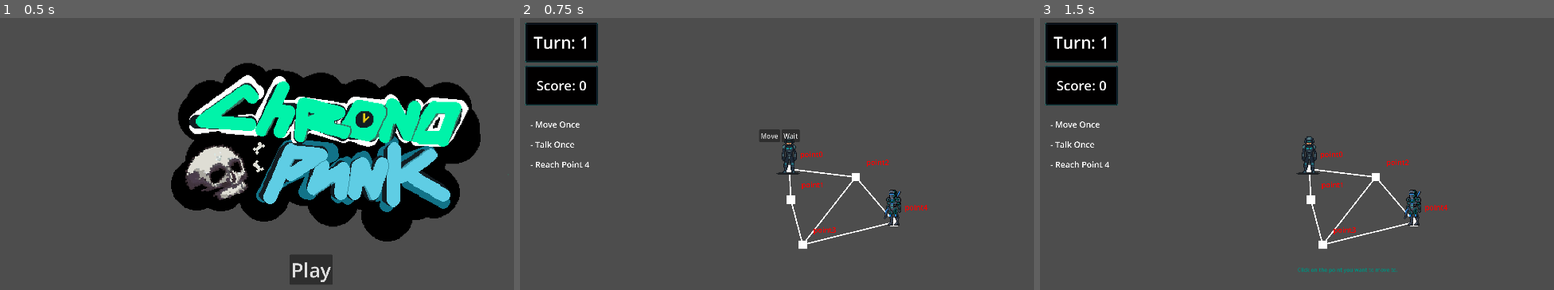
Above: before the commit, frames 1-3 (left to right).
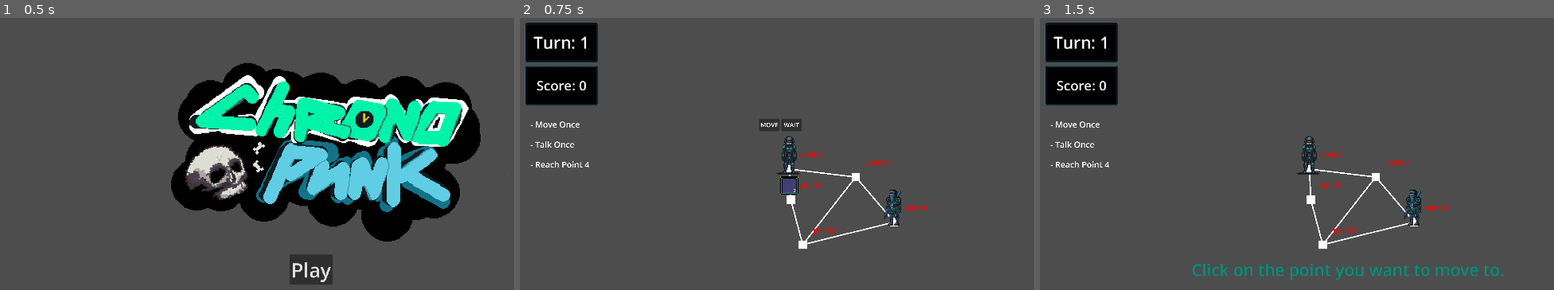
Above: after the commit, the same moments.

Repository: GreyedOutName/ChronoPunk-ForDevConManila
Game: Godot game, scene res://Scenes/main_menu.tscn
The game is run twice, just before and just after one commit, with the same random seed, the same clock (stepped at 60 frames per second) and the same inputs.
Inputs:
- Up to frame 1 (0.5 s): no input
- Up to frame 2 (0.75 s): click "Play" at 0.5 s
- Up to frame 3 (1.5 s): click "Move" (after the commit: "MOVE") at 1.25 s

Frame 1 is identical in both runs. In frame 2, 0.8% of the frame differs, in the area x 46-55%, y 37-65%; in frame 3, 0.9%, in the area x 29-91%, y 90-97%.

Commit message:
Added_inventoryFiles

Diff:
--- a/Scenes/GUI.tscn
+++ b/Scenes/GUI.tscn
@@ -174,6 +174,7 @@
 offset_bottom = 243.0
 grow_horizontal = 2
 grow_vertical = 2
+theme_override_font_sizes/font_size = 50
 text = "Tutorial Messages Appear Here"
 horizontal_alignment = 1
 vertical_alignment = 1
--- a/Scenes/Level1.tscn
+++ b/Scenes/Level1.tscn
@@ -13,6 +13,7 @@
 
 [node name="PathController" type="Node2D" parent="."]
 script = ExtResource("2_6ll4n")
+connections = Array[PackedInt32Array]([PackedInt32Array(0, 1), PackedInt32Array(0, 2), PackedInt32Array(1, 3), PackedInt32Array(2, 3), PackedInt32Array(2, 4), PackedInt32Array(3, 4)])
 
 [node name="Player" parent="." instance=ExtResource("3_kylad")]
 z_index = 1
--- /dev/null
+++ b/Scenes/cut_scene_renderer.tscn
@@ -0,0 +1,7 @@
+[gd_scene format=3 uid="uid://dkaq0aij50rgt"]
+
+[node name="CutSceneRenderer" type="Node2D"]
+
+[node name="Camera2D" type="Camera2D" parent="."]
+
+[node name="CanvasLayer" type="CanvasLayer" parent="."]
--- a/Scripts/Autoloaded Scripts/Global_Signals.gd
+++ b/Scripts/Autoloaded Scripts/Global_Signals.gd
@@ -8,6 +8,8 @@
 signal choose_dialogue_response(choices:Dictionary)
 signal exit_dialogue()
 signal change_dialogue(dialogueKey:String)
+
 signal objective_completed(index:int,score:int)
 
-signal level_failed()
+signal level_repeat()
+signal level_complete()
--- /dev/null
+++ b/Scripts/number_label.gd
@@ -0,0 +1,14 @@
+extends Label
+
+@export var Player:Player
+@export var MyItemIndex:int
+
+func _process(delta):
+	if text =="0":
+		get_parent().visible = false
+	else:
+		get_parent().visible = true
+		modulate = Color(1,1,1)
+
+	var changeNum = Player.items_left[MyItemIndex]
+	text = str(changeNum)
--- a/Scripts/path_controller.gd
+++ b/Scripts/path_controller.gd
@@ -2,6 +2,8 @@
 
 var AStar = AStar2D.new()
 var line: Line2D
+
+@export var connections:Array[PackedInt32Array]
 
 func getAstar():
 	return AStar;
@@ -28,6 +30,14 @@
 	for i in range(points.size()):
 		AStar.add_point(i, points[i].position, 1.0)
 
+	for i in range(connections.size()):
+		AStar.connect_points(connections[i][0],connections[i][1])
+		drawLine(connections[i][0],connections[i][1])
+
+func _ready():
+	addPointsToAstar();
+
+func just_in_case():
 	# Connect points (example setup)
 	# Set this for each level
 	AStar.connect_points(0, 1)
@@ -42,7 +52,3 @@
 	drawLine(2,4)
 	AStar.connect_points(3, 4)
 	drawLine(3,4)
-
-func _ready():
-	addPointsToAstar();
-	drawLine(0,4);
--- a/Scripts/player.gd
+++ b/Scripts/player.gd
@@ -1,4 +1,5 @@
 extends CharacterBody2D
+class_name Player
 
 #player movement stats
 var speed = 120;
@@ -6,6 +7,9 @@
 var target_position = null;
 var allowMove = false;
 var Astar:AStar2D;
+
+#baseEquipMent stats
+var items_left:Array[int] = [2,0,0]
 
 #GUI references
 @export var ActionsMenu:Control;
@@ -21,7 +25,8 @@
 
 func _ready():
 	#Get Astar for this level inside PathController
-	Astar = $"../PathController".getAstar()
+	if $"../PathController":
+		Astar = $"../PathController".getAstar()
 	#Connect new_turn() signal
 	GlobalSignals.new_turn.connect(_new_turn)
 	GlobalSignals.continue_dialogue.connect(_continue_dialogue)
@@ -68,7 +73,7 @@
 #All of the event driven code
 func _on_area_2d_area_entered(area:Area2D):
 	var whatsInThisNode = area.get_parent()
-	if whatsInThisNode.is_in_group("npc"):
+	if whatsInThisNode.is_in_group("talkable_npc"):
 		dialogueText = whatsInThisNode.dialogueResourceRef.dialogueText;
 		dialogueLabel = whatsInThisNode.dialogueResourceRef.dialogueLabel;
 		TalkButton.visible = true
--- a/objects/enemy.tscn
+++ b/objects/enemy.tscn
@@ -6,7 +6,7 @@
 [sub_resource type="RectangleShape2D" id="RectangleShape2D_6l7je"]
 size = Vector2(11, 17)
 
-[node name="Enemy" type="CharacterBody2D" groups=["npc"]]
+[node name="Enemy" type="CharacterBody2D" groups=["enemy", "npc"]]
 visibility_layer = 512
 script = ExtResource("1_882u1")
 
--- a/objects/player.tscn
+++ b/objects/player.tscn
@@ -1,7 +1,9 @@
-[gd_scene load_steps=5 format=3 uid="uid://cmvmi1eqfgt6a"]
+[gd_scene load_steps=7 format=3 uid="uid://cmvmi1eqfgt6a"]
 
 [ext_resource type="Script" uid="uid://d3fex2qvfes6h" path="res://Scripts/player.gd" id="1_eqqp1"]
 [ext_resource type="Texture2D" uid="uid://cvxg5usridwdl" path="res://Assets/characters/2DMaxIDLE-1.png.png" id="2_ykyjo"]
+[ext_resource type="Texture2D" uid="uid://dwjd0343rl1ey" path="res://Assets/UI_Assets/windowUI.png" id="3_uxov2"]
+[ext_resource type="Script" uid="uid://ho6m2bl8vh4b" path="res://Scripts/number_label.gd" id="4_nmc1l"]
 
 [sub_resource type="RectangleShape2D" id="RectangleShape2D_6l7je"]
 size = Vector2(11, 17)
@@ -31,10 +33,14 @@
 shape = SubResource("RectangleShape2D_6l7je")
 
 [node name="Control" type="Control" parent="."]
+light_mask = 0
+visibility_layer = 512
 layout_mode = 3
 anchors_preset = 15
 anchor_right = 1.0
 anchor_bottom = 1.0
+offset_top = -8.0
+offset_bottom = -8.0
 grow_horizontal = 2
 grow_vertical = 2
 
@@ -46,7 +52,7 @@
 offset_left = -26.0
 offset_top = -33.0
 offset_right = 142.0
-offset_bottom = 99.0
+offset_bottom = 173.0
 grow_horizontal = 2
 grow_vertical = 2
 scale = Vector2(0.31, 0.31)
@@ -57,28 +63,145 @@
 
 [node name="VBoxContainer" type="VBoxContainer" parent="Control/MarginContainer"]
 layout_mode = 2
+theme_override_constants/separation = 110
 
 [node name="HBoxContainer" type="HBoxContainer" parent="Control/MarginContainer/VBoxContainer"]
 layout_mode = 2
+size_flags_vertical = 4
 
 [node name="MoveButton" type="Button" parent="Control/MarginContainer/VBoxContainer/HBoxContainer"]
-layout_mode = 2
-size_flags_horizontal = 0
-size_flags_vertical = 0
+custom_minimum_size = Vector2(50, 30)
+layout_mode = 2
+size_flags_horizontal = 4
+size_flags_vertical = 4
 theme = SubResource("Theme_eqqp1")
-text = "Move"
+
+[node name="Label" type="Label" parent="Control/MarginContainer/VBoxContainer/HBoxContainer/MoveButton"]
+layout_mode = 1
+anchors_preset = 15
+anchor_right = 1.0
+anchor_bottom = 1.0
+offset_left = 2.53
+offset_top = 4.045
+offset_right = 125.53
+offset_bottom = 57.045
+grow_horizontal = 2
+grow_vertical = 2
+scale = Vector2(0.25, 0.25)
+theme_override_font_sizes/font_size = 60
+text = "MOVE"
+horizontal_alignment = 1
+vertical_alignment = 1
 
 [node name="WaitButton" type="Button" parent="Control/MarginContainer/VBoxContainer/HBoxContainer"]
-layout_mode = 2
-text = "Wait"
+custom_minimum_size = Vector2(50, 30)
+layout_mode = 2
+size_flags_horizontal = 4
+size_flags_vertical = 4
+
+[node name="Label" type="Label" parent="Control/MarginContainer/VBoxContainer/HBoxContainer/WaitButton"]
+layout_mode = 1
+anchors_preset = 15
+anchor_right = 1.0
+anchor_bottom = 1.0
+offset_left = 2.53
+offset_top = 4.045
+offset_right = 125.53
+offset_bottom = 57.045
+grow_horizontal = 2
+grow_vertical = 2
+scale = Vector2(0.25, 0.25)
+theme_override_font_sizes/font_size = 60
+text = "WAIT"
+horizontal_alignment = 1
+vertical_alignment = 1
 
 [node name="TalkButton" type="Button" parent="Control/MarginContainer/VBoxContainer/HBoxContainer"]
 visible = false
-layout_mode = 2
-size_flags_horizontal = 0
-size_flags_vertical = 0
+custom_minimum_size = Vector2(50, 30)
+layout_mode = 2
+size_flags_horizontal = 4
+size_flags_vertical = 4
 theme = SubResource("Theme_eqqp1")
-text = "Talk"
+
+[node name="Label" type="Label" parent="Control/MarginContainer/VBoxContainer/HBoxContainer/TalkButton"]
+layout_mode = 1
+anchors_preset = 15
+anchor_right = 1.0
+anchor_bottom = 1.0
+offset_left = 2.53
+offset_top = 4.045
+offset_right = 125.53
+offset_bottom = 57.045
+grow_horizontal = 2
+grow_vertical = 2
+scale = Vector2(0.25, 0.25)
+theme_override_font_sizes/font_size = 60
+text = "TALK"
+horizontal_alignment = 1
+vertical_alignment = 1
+
+[node name="Inventory" type="HBoxContainer" parent="Control/MarginContainer/VBoxContainer"]
+layout_mode = 2
+size_flags_horizontal = 4
+size_flags_vertical = 4
+
+[node name="DistractorButton" type="NinePatchRect" parent="Control/MarginContainer/VBoxContainer/Inventory"]
+custom_minimum_size = Vector2(45, 45)
+layout_mode = 2
+size_flags_horizontal = 4
+size_flags_vertical = 4
+texture = ExtResource("3_uxov2")
+
+[node name="numberLabel" type="Label" parent="Control/MarginContainer/VBoxContainer/Inventory/DistractorButton" node_paths=PackedStringArray("Player")]
+layout_mode = 0
+offset_left = 31.9355
+offset_top = 26.4194
+offset_right = 71.9355
+offset_bottom = 81.4194
+scale = Vector2(0.3, 0.3)
+theme_override_font_sizes/font_size = 40
+text = "0"
+script = ExtResource("4_nmc1l")
+Player = NodePath("../../../../../..")
+
+[node name="TeleporterButton" type="NinePatchRect" parent="Control/MarginContainer/VBoxContainer/Inventory"]
+custom_minimum_size = Vector2(45, 45)
+layout_mode = 2
+size_flags_horizontal = 4
+size_flags_vertical = 4
+texture = ExtResource("3_uxov2")
+
+[node name="numberLabel" type="Label" parent="Control/MarginContainer/VBoxContainer/Inventory/TeleporterButton" node_paths=PackedStringArray("Player")]
+offset_left = 31.9355
+offset_top = 26.4194
+offset_right = 71.9355
+offset_bottom = 81.4194
+scale = Vector2(0.3, 0.3)
+theme_override_font_sizes/font_size = 40
+text = "0"
+script = ExtResource("4_nmc1l")
+Player = NodePath("../../../../../..")
+MyItemIndex = 1
+
+[node name="InvisibilityButton" type="NinePatchRect" parent="Control/MarginContainer/VBoxContainer/Inventory"]
+custom_minimum_size = Vector2(45, 45)
+layout_mode = 2
+size_flags_horizontal = 4
+size_flags_vertical = 4
+texture = ExtResource("3_uxov2")
+
+[node name="numberLabel" type="Label" parent="Control/MarginContainer/VBoxContainer/Inventory/InvisibilityButton" node_paths=PackedStringArray("Player")]
+offset_left = 31.9355
+offset_top = 26.4194
+offset_right = 71.9355
+offset_bottom = 81.4194
+scale = Vector2(0.3, 0.3)
+theme_override_font_sizes/font_size = 40
+text = "0"
+script = ExtResource("4_nmc1l")
+Player = NodePath("../../../../../..")
+MyItemIndex = 2
 
 [connection signal="area_entered" from="Area2D" to="." method="_on_area_2d_area_entered"]
 [connection signal="area_exited" from="Area2D" to="." method="_on_area_2d_area_exited"]
--- a/project.godot
+++ b/project.godot
@@ -29,6 +29,13 @@
 window/stretch/mode="viewport"
 window/stretch/aspect="expand"
 
+[global_group]
+
+enemy=""
+PathNodes=""
+talkable_npc=""
+npc=""
+
 [input]
 
 leftclick={
Not shown, added: Scripts/number_label.gd.uid
